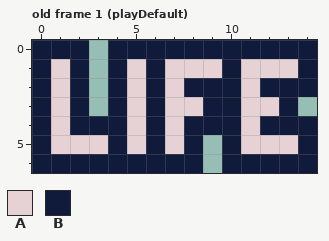
Pixel-art file: LifeSprite.aseprite. The picture above is the old version.
15x7 pixels, 3 frames. Shown: old frame 1 (playDefault).
Palette (. is transparent): A #e6d1d5  B #101a3a
Pixels before, old frame 1 (playDefault), first column x 0:
0 BBB.BBBBBBBBBBB
1 BAB.BABAAABAAAB
2 BAB.BABABBBABBB
3 BAB.BABAABBAAB.
4 BABBBABABBBABBB
5 BAAABABAB.BAAAB
6 BBBBBBBBB.BBBBB
The same view after the edit:
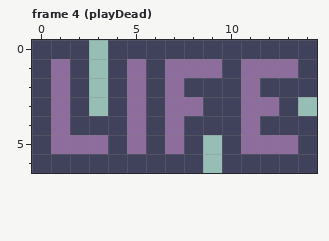
A new or re-ordered frame is compared with the old frame closest to it.
From the commit log: - Added a Dead state for the life sprite.
Difference:
frames 3 -> 4
Colour A changes from #e6d1d5 to #8d6d9c.
Colour B changes from #101a3a to #3f425a.
